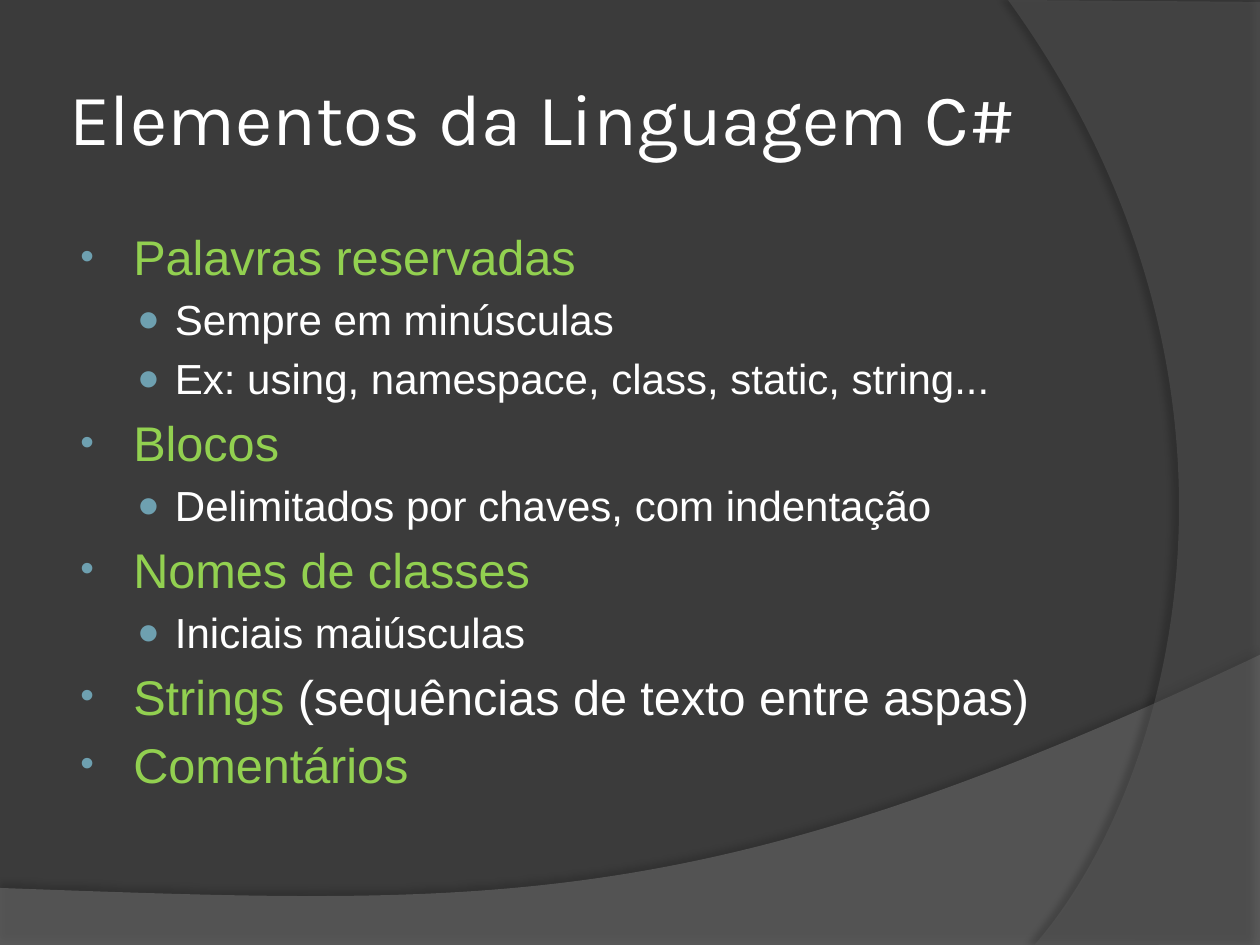
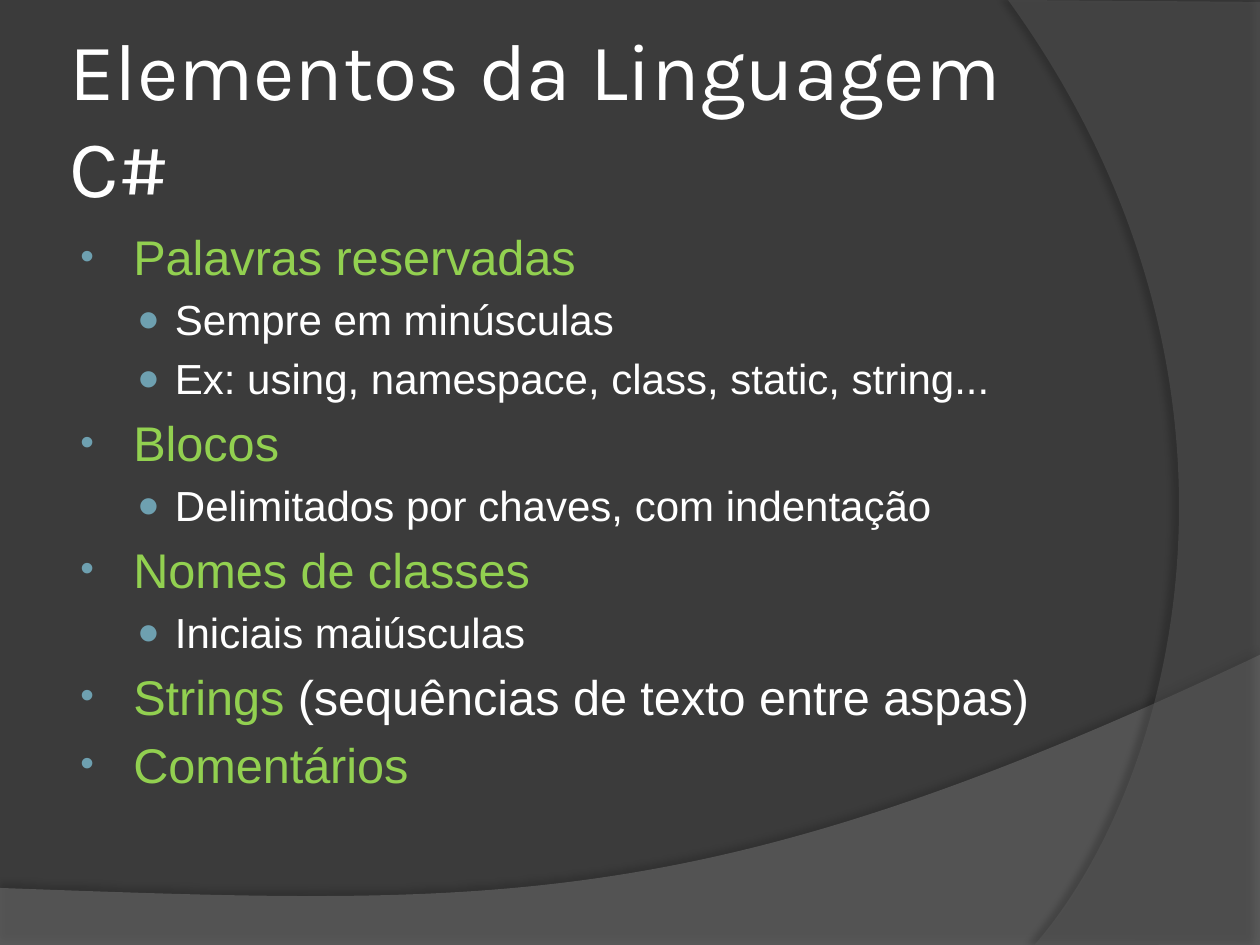
Before and after one commit to wind39/wind39.github.io, a slide deck: slide 10 of curso/modulo1capitulo2.pptx. Drawn at 1260x945 pixels with LibreOffice and Linux fonts; fonts in the diff are those of the drawing. Boxes give left, top, right and bottom in pixels: in the first picture for what was removed or moved away, otherwise in the second. Text is boxed around its words. In the diff, an @@ line names an element or a change of style, - is before the commit and + after.

```diff
--- a/curso/modulo1capitulo2.pptx
+++ b/curso/modulo1capitulo2.pptx
@@ title "Elementos da Linguagem C#" at box(69, 44, 1001, 198): size 41.4 to 46 pt @@
```
Also in this commit, not shown: 7 other files.
